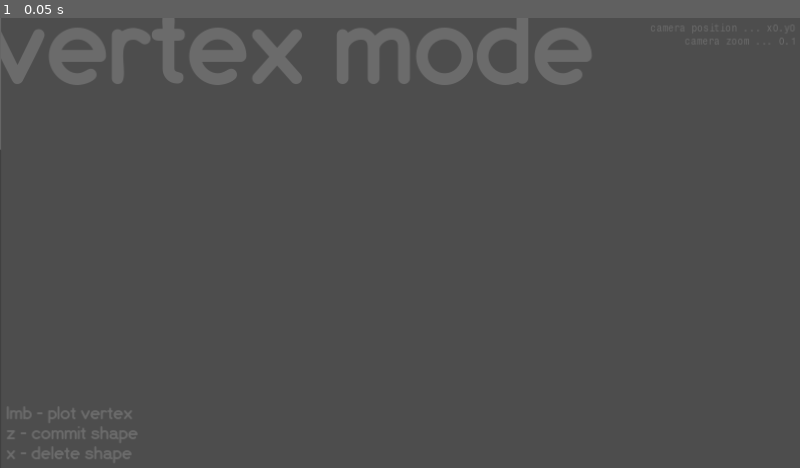
Above: before the commit, frame 1.
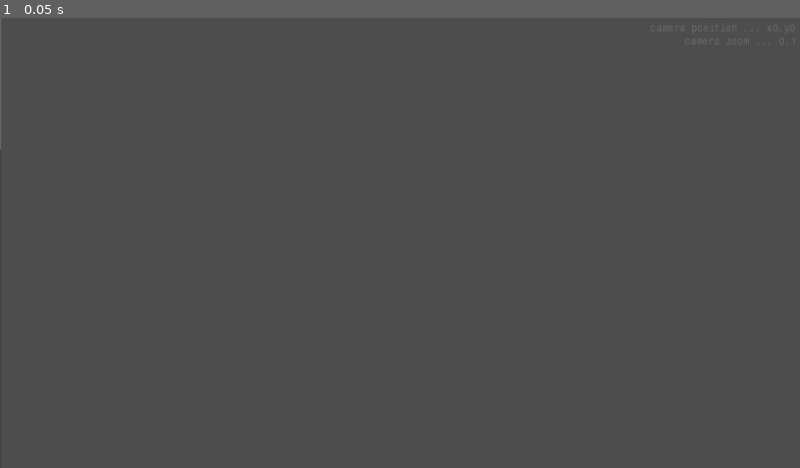
Above: after the commit, the same moment.

Repository: gamesforklaus/brainfluff
Game: Godot game, scene res://scene/root.tscn
Two runs of this game, one before a commit and one after it. Both use one fixed random seed, a clock stepped at 60 frames per second and the inputs below. Sound files missing from this copy of the repository are replaced by a short silence.
Inputs:
- Up to frame 1 (0.05 s): no input

The runs differ from the first frame. In frame 1, 4.4% of the frame differs, in the area x 0-74%, y 0-99%.

Commit message:
ui backend (toolset system)

Diff:
--- a/scene/property/drop_property.tscn
+++ b/scene/property/drop_property.tscn
@@ -26,6 +26,7 @@
 layout_mode = 2
 size_flags_horizontal = 10
 size_flags_vertical = 4
+focus_mode = 0
 mouse_default_cursor_shape = 2
 theme = ExtResource("1_pkk5a")
 theme_override_font_sizes/font_size = 16
--- a/scene/property/swatch_property.tscn
+++ b/scene/property/swatch_property.tscn
@@ -25,6 +25,7 @@
 custom_minimum_size = Vector2(96, 0)
 layout_mode = 2
 size_flags_horizontal = 10
+focus_mode = 0
 mouse_default_cursor_shape = 2
 button_mask = 3
 alignment = 2
--- a/scene/property/switch_property.tscn
+++ b/scene/property/switch_property.tscn
@@ -25,6 +25,7 @@
 [node name="toggle" type="CheckButton" parent="."]
 layout_mode = 2
 size_flags_vertical = 0
+focus_mode = 0
 mouse_default_cursor_shape = 2
 button_mask = 3
 alignment = 2
--- a/scene/root.tscn
+++ b/scene/root.tscn
@@ -1,61 +1,13 @@
-[gd_scene load_steps=7 format=3 uid="uid://djeks4n1klevb"]
+[gd_scene load_steps=5 format=3 uid="uid://djeks4n1klevb"]
 
-[ext_resource type="FontFile" uid="uid://18rahk40gh2j" path="res://fnt/EspressoDolce.ttf" id="1_q8hnx"]
 [ext_resource type="Script" path="res://script/tool.gd" id="2_m2to2"]
 [ext_resource type="Script" path="res://script/ins_cam_details.gd" id="3_tpmlb"]
-[ext_resource type="PackedScene" uid="uid://dhhxr3dbvqhoy" path="res://scene/tools/vertex_tool.tscn" id="3_yymin"]
 [ext_resource type="PackedScene" uid="uid://ba0g6fvegkku7" path="res://scene/editor_cam.tscn" id="4_exu58"]
 [ext_resource type="FontFile" uid="uid://cldln6hq1yusn" path="res://fnt/MonospaceTypewriter.ttf" id="5_o6oxp"]
 
 [node name="root" type="Node"]
 
 [node name="ui" type="CanvasLayer" parent="."]
-
-[node name="vertex_mode_instructions" type="Control" parent="ui"]
-layout_mode = 3
-anchors_preset = 0
-offset_right = 40.0
-offset_bottom = 40.0
-metadata/_edit_lock_ = true
-metadata/_edit_group_ = true
-
-[node name="mode" type="RichTextLabel" parent="ui/vertex_mode_instructions"]
-modulate = Color(1, 1, 1, 0.4)
-layout_mode = 0
-offset_left = -18.0
-offset_top = -41.0
-offset_right = 1346.0
-offset_bottom = 208.0
-mouse_filter = 2
-theme_override_colors/default_color = Color(0.603922, 0.603922, 0.603922, 1)
-theme_override_colors/font_outline_color = Color(0.211765, 0.211765, 0.211765, 1)
-theme_override_fonts/normal_font = ExtResource("1_q8hnx")
-theme_override_font_sizes/normal_font_size = 195
-text = "vertex mode"
-
-[node name="instruction" type="RichTextLabel" parent="ui/vertex_mode_instructions"]
-modulate = Color(1, 1, 1, 0.4)
-clip_contents = false
-layout_mode = 0
-offset_left = 10.0
-offset_top = 618.0
-offset_right = 423.0
-offset_bottom = 714.0
-pivot_offset = Vector2(0, 177)
-mouse_filter = 2
-theme_override_colors/default_color = Color(0.603922, 0.603922, 0.603922, 1)
-theme_override_colors/font_outline_color = Color(0.211765, 0.211765, 0.211765, 1)
-theme_override_fonts/normal_font = ExtResource("1_q8hnx")
-theme_override_font_sizes/normal_font_size = 32
-bbcode_enabled = true
-text = "lmb - plot vertex
-z - commit shape
-x - delete shape
-"
-fit_content = true
-scroll_active = false
-scroll_following = true
-autowrap_mode = 0
 
 [node name="inspector" type="Node" parent="ui"]
 
@@ -85,13 +37,12 @@
 TARGET = NodePath("../../../world/editor_cam")
 metadata/_edit_lock_ = true
 
-[node name="tool_manager" type="Node" parent="." node_paths=PackedStringArray("WORLD_NODE", "GEOMETRY_NODE", "CONNECTOR_NODE")]
+[node name="tool_manager" type="Node" parent="." node_paths=PackedStringArray("WORLD_NODE", "GEOMETRY_NODE", "CONNECTOR_NODE", "UI_NODE")]
 script = ExtResource("2_m2to2")
 WORLD_NODE = NodePath("../world")
 GEOMETRY_NODE = NodePath("../world/geometry")
 CONNECTOR_NODE = NodePath("../world/connector")
-
-[node name="vertex_tool" parent="tool_manager" instance=ExtResource("3_yymin")]
+UI_NODE = NodePath("../ui")
 
 [node name="world" type="Node2D" parent="."]
 
--- a/scene/tool_options.tscn
+++ b/scene/tool_options.tscn
@@ -1,7 +1,6 @@
-[gd_scene load_steps=3 format=3 uid="uid://bjxxn3k5pigqp"]
+[gd_scene load_steps=2 format=3 uid="uid://bjxxn3k5pigqp"]
 
 [ext_resource type="Theme" uid="uid://oa8g4n8ubs05" path="res://gfx/ui/theme.tres" id="1_lj3rl"]
-[ext_resource type="PackedScene" uid="uid://d1udl16al55us" path="res://scene/vertex_mode.tscn" id="2_wdy5r"]
 
 [node name="tool_options" type="Window"]
 disable_3d = true
@@ -10,5 +9,3 @@
 unresizable = true
 content_scale_mode = 1
 theme = ExtResource("1_lj3rl")
-
-[node name="vertex_mode" parent="." instance=ExtResource("2_wdy5r")]
--- a/scene/tools.tscn
+++ b/scene/tools.tscn
@@ -6,6 +6,7 @@
 [ext_resource type="Texture2D" uid="uid://oyrrhuxnvobo" path="res://gfx/ui/svg/ico_poly.svg" id="4_0rlkh"]
 [ext_resource type="Texture2D" uid="uid://bxwvhqge5akk6" path="res://gfx/ui/svg/ico_del.svg" id="5_b3rts"]
 [ext_resource type="Texture2D" uid="uid://bvxwkjldamnwy" path="res://gfx/ui/svg/ico_stamp.svg" id="6_ihad7"]
+[ext_resource type="Script" path="res://script/toolkit_menu.gd" id="7_il3p6"]
 
 [node name="tools" type="Window"]
 disable_3d = true
@@ -35,3 +36,6 @@
 item_3/icon = ExtResource("5_b3rts")
 item_4/text = "Stamper Mode"
 item_4/icon = ExtResource("6_ihad7")
+script = ExtResource("7_il3p6")
+
+[connection signal="item_selected" from="toolkit" to="toolkit" method="item_clicked"]
--- /dev/null
+++ b/scene/tools/ins/vertex_mode_instructions.tscn
@@ -0,0 +1,49 @@
+[gd_scene load_steps=2 format=3 uid="uid://meyimw0vcv62"]
+
+[ext_resource type="FontFile" uid="uid://18rahk40gh2j" path="res://fnt/EspressoDolce.ttf" id="1_pt4f5"]
+
+[node name="vertex_mode_instructions" type="Control"]
+layout_mode = 3
+anchors_preset = 0
+offset_right = 40.0
+offset_bottom = 40.0
+metadata/_edit_lock_ = true
+metadata/_edit_group_ = true
+
+[node name="mode" type="RichTextLabel" parent="."]
+modulate = Color(1, 1, 1, 0.4)
+layout_mode = 0
+offset_left = -18.0
+offset_top = -41.0
+offset_right = 1346.0
+offset_bottom = 208.0
+mouse_filter = 2
+theme_override_colors/default_color = Color(0.603922, 0.603922, 0.603922, 1)
+theme_override_colors/font_outline_color = Color(0.211765, 0.211765, 0.211765, 1)
+theme_override_fonts/normal_font = ExtResource("1_pt4f5")
+theme_override_font_sizes/normal_font_size = 195
+text = "vertex mode"
+
+[node name="instruction" type="RichTextLabel" parent="."]
+modulate = Color(1, 1, 1, 0.4)
+clip_contents = false
+layout_mode = 0
+offset_left = 10.0
+offset_top = 618.0
+offset_right = 423.0
+offset_bottom = 714.0
+pivot_offset = Vector2(0, 177)
+mouse_filter = 2
+theme_override_colors/default_color = Color(0.603922, 0.603922, 0.603922, 1)
+theme_override_colors/font_outline_color = Color(0.211765, 0.211765, 0.211765, 1)
+theme_override_fonts/normal_font = ExtResource("1_pt4f5")
+theme_override_font_sizes/normal_font_size = 32
+bbcode_enabled = true
+text = "lmb - plot vertex
+z - commit shape
+x - delete shape
+"
+fit_content = true
+scroll_active = false
+scroll_following = true
+autowrap_mode = 0
--- a/script/main.gd
+++ b/script/main.gd
@@ -6,6 +6,10 @@
 	preload("res://scene/tools.tscn"),
 	preload("res://scene/tool_options.tscn")
 ]
+
+# References
+var tool_window          = null
+var tool_options_window  = null
 
 # Window offsets
 const TOOL      = Vector2i(-262, 0)
@@ -25,11 +29,15 @@
 		# Instance
 		var i = w.instantiate()
 
-		# Reposition
+		# Reposition and reference
 		i.position = get_window().position
 		match index:
-			0:		i.position += TOOL
-			1:		i.position += T_OPTIONS
+			0:
+				i.position += TOOL
+				tool_window = i
+			1:
+				i.position += T_OPTIONS
+				tool_options_window = i
 
 		# Add to scene tree
 		add_child(i)
--- a/script/tool.gd
+++ b/script/tool.gd
@@ -6,6 +6,49 @@
 # world nodes and tool nodes
 
 @export_category("ToolManager")
-@export var WORLD_NODE : Node2D
-@export var GEOMETRY_NODE : Node
+@export var WORLD_NODE     : Node2D
+@export var GEOMETRY_NODE  : Node
 @export var CONNECTOR_NODE : Node
+@export var UI_NODE        : CanvasLayer
+
+# Tool, preferences, and accompanying UI set
+var toolset = [
+	[
+		preload("res://scene/tools/vertex_tool.tscn"),
+		preload("res://scene/vertex_mode.tscn"),
+		preload("res://scene/tools/ins/vertex_mode_instructions.tscn")
+	],
+]
+
+# Current tool
+var current_tool = null
+# Current configuration
+var current_config = null
+# Current UI set
+var current_UI_set = null
+
+# FUNCTION
+#-------------------------------------------------------------------------------
+
+# Creates a toolset based on ID.
+func spawn_tool(id : int) -> void:
+	# Instantiate toolset
+	var tool = toolset[id][0].instantiate()
+	var conf = toolset[id][1].instantiate()
+	var hint = toolset[id][2].instantiate()
+
+	# Set references
+	current_tool = tool
+	current_config = conf
+	current_UI_set = hint
+
+	# Spawn in world
+	Main.tool_options_window.add_child(conf)
+	add_child(tool)
+	UI_NODE.add_child(hint)
+
+func delete_tool() -> void:
+	# Delete tools, if null
+	if current_tool != null:       current_tool.queue_free()
+	if current_config != null:     current_config.queue_free()
+	if current_UI_set != null:     current_UI_set.queue_free()
--- /dev/null
+++ b/script/toolkit_menu.gd
@@ -0,0 +1,17 @@
+# toolkit_menu.gd
+extends ItemList
+class_name Toolkit
+
+# Toolkit menu that spawns
+# tool nodes
+
+@onready var _root = get_tree().current_scene
+@onready var tool_manager = _root.get_node("tool_manager")
+
+# FUNCTION
+#-------------------------------------------------------------------------------
+
+func item_clicked(index):
+	# Delete existing tool, then add new tool
+	tool_manager.delete_tool()
+	tool_manager.spawn_tool(index)
Not shown, changed: icon.svg
Not shown: 1 places in scene/tools.tscn that only renumber resources
